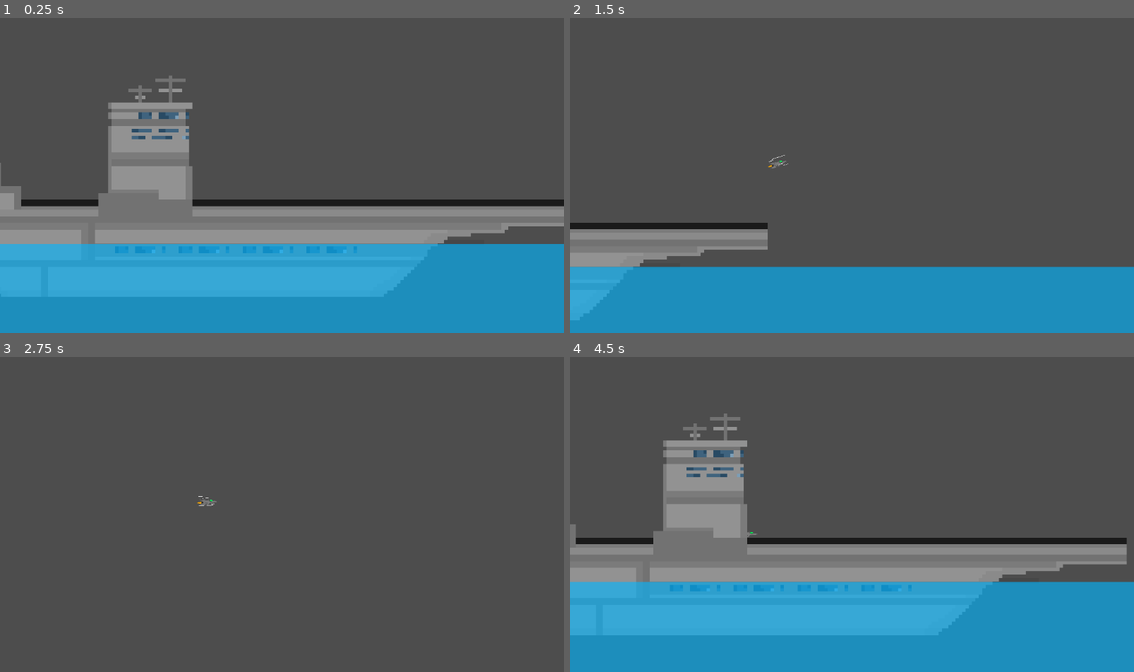
Above: before the commit, frames 1-4 (two rows, left to right).
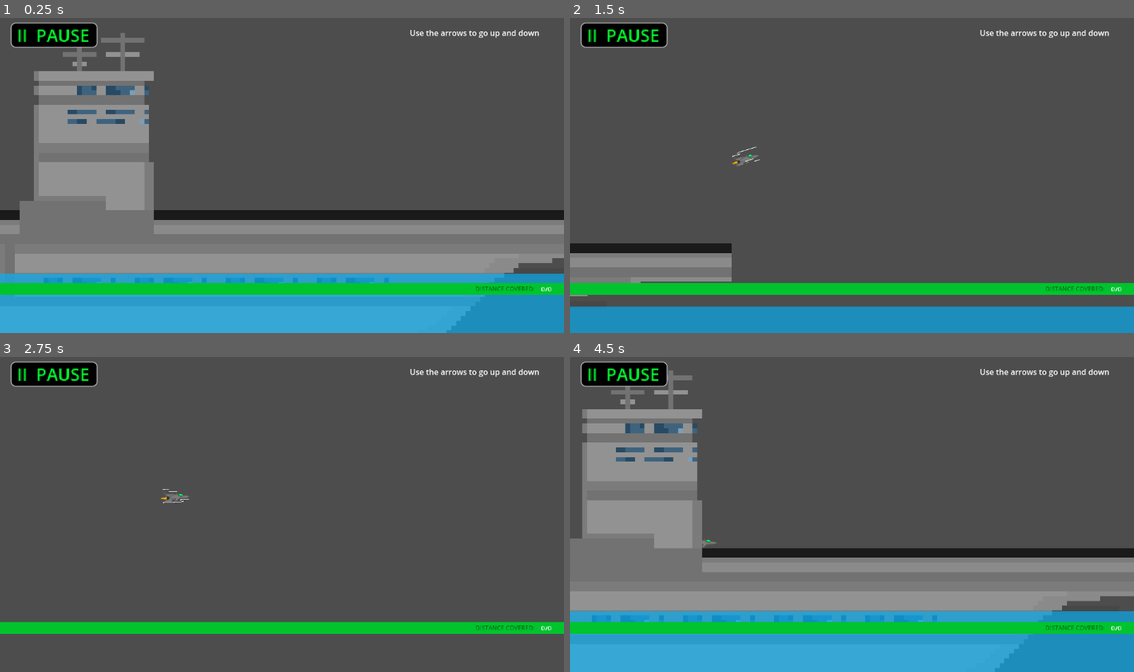
Above: after the commit, the same moments.

Repository: star6fish/DigitalTechInternalInternal
Game: Godot game, scene res://scenes/TestingScene.tscn
Two runs of this game, one before a commit and one after it. Both use one fixed random seed, a clock stepped at 60 frames per second and the inputs below. The project has no main scene, so this scene is started directly.
Inputs:
- Up to frame 1 (0.25 s): no input
- Up to frame 2 (1.5 s): hold Right (ui_right) from 0.53 s (still down); tap Space at 0.6, 0.77, 1.07, 1.35 s
- Up to frame 3 (2.75 s): tap Space at 1.52, 1.82, 2.1 s; release Right (ui_right) at 2.03 s; hold Left (ui_left) from 2.03 s (still down)
- Up to frame 4 (4.5 s): release Left (ui_left) at 2.78 s; hold Right (ui_right) 2.78-4.28 s; tap Space at 2.85, 3.02, 3.32, 3.6, 3.77, 4.07, 4.35 s; hold Left (ui_left) from 4.28 s (still down)

The runs differ from the first frame. In frame 1, 40% of the frame differs, in the area x 0-100%, y 1-100%; in frame 2, 18%; in frame 3, 5.4%; in frame 4, 40%.

Commit message:
20/07/2024

Diff:
--- a/project.godot
+++ b/project.godot
@@ -17,3 +17,10 @@
 [rendering]
 
 textures/canvas_textures/default_texture_filter=0
+
+[shader_globals]
+
+OptionsPreSreen={
+"type": "bool",
+"value": false
+}
--- /dev/null
+++ b/scenes/OptionsScreen.tscn
@@ -0,0 +1,110 @@
+[gd_scene load_steps=2 format=3 uid="uid://b6voduoidr52e"]
+
+[sub_resource type="StyleBoxFlat" id="StyleBoxFlat_mi8r8"]
+bg_color = Color(0, 0, 0, 1)
+border_width_left = 1
+border_width_top = 1
+border_width_right = 1
+border_width_bottom = 1
+border_blend = true
+corner_radius_top_left = 4
+corner_radius_top_right = 4
+corner_radius_bottom_right = 4
+corner_radius_bottom_left = 4
+corner_detail = 20
+
+[node name="Control" type="Control"]
+layout_mode = 3
+anchors_preset = 15
+anchor_right = 1.0
+anchor_bottom = 1.0
+grow_horizontal = 2
+grow_vertical = 2
+
+[node name="CanvasLayer" type="CanvasLayer" parent="."]
+
+[node name="ColorRect" type="ColorRect" parent="CanvasLayer"]
+offset_top = 26.0
+offset_right = 1310.0
+offset_bottom = 191.0
+scale = Vector2(0.880597, 0.880597)
+color = Color(0, 0, 0, 0.619608)
+
+[node name="Label" type="Label" parent="CanvasLayer/ColorRect"]
+layout_mode = 0
+offset_left = 422.441
+offset_top = 4.54237
+offset_right = 493.441
+offset_bottom = 27.5424
+scale = Vector2(6.87413, 6.87413)
+text = "OPTIONS"
+
+[node name="Label" type="Label" parent="."]
+layout_mode = 0
+offset_left = 351.0
+offset_top = 537.0
+offset_right = 487.0
+offset_bottom = 562.0
+scale = Vector2(3.40056, 3.40056)
+theme_override_colors/font_color = Color(0, 1, 0.192157, 1)
+theme_override_colors/font_outline_color = Color(0, 0, 0, 1)
+theme_override_styles/normal = SubResource("StyleBoxFlat_mi8r8")
+text = "BACK"
+horizontal_alignment = 1
+vertical_alignment = 1
+
+[node name="Label2" type="Label" parent="."]
+layout_mode = 0
+offset_left = 355.0
+offset_top = 209.0
+offset_right = 534.0
+offset_bottom = 234.0
+scale = Vector2(2.60292, 2.60292)
+theme_override_colors/font_color = Color(0, 1, 0.192157, 1)
+theme_override_colors/font_outline_color = Color(0, 0, 0, 1)
+theme_override_styles/normal = SubResource("StyleBoxFlat_mi8r8")
+text = "OPTION 1"
+horizontal_alignment = 1
+vertical_alignment = 1
+
+[node name="Label3" type="Label" parent="."]
+layout_mode = 0
+offset_left = 355.0
+offset_top = 290.0
+offset_right = 534.0
+offset_bottom = 315.0
+scale = Vector2(2.60292, 2.60292)
+theme_override_colors/font_color = Color(0, 1, 0.192157, 1)
+theme_override_colors/font_outline_color = Color(0, 0, 0, 1)
+theme_override_styles/normal = SubResource("StyleBoxFlat_mi8r8")
+text = "OPTION 2"
+horizontal_alignment = 1
+vertical_alignment = 1
+
+[node name="Label4" type="Label" parent="."]
+layout_mode = 0
+offset_left = 355.0
+offset_top = 368.0
+offset_right = 534.0
+offset_bottom = 393.0
+scale = Vector2(2.60292, 2.60292)
+theme_override_colors/font_color = Color(0, 1, 0.192157, 1)
+theme_override_colors/font_outline_color = Color(0, 0, 0, 1)
+theme_override_styles/normal = SubResource("StyleBoxFlat_mi8r8")
+text = "OPTION 3"
+horizontal_alignment = 1
+vertical_alignment = 1
+
+[node name="Label5" type="Label" parent="."]
+layout_mode = 0
+offset_left = 352.0
+offset_top = 446.0
+offset_right = 531.0
+offset_bottom = 471.0
+scale = Vector2(2.60292, 2.60292)
+theme_override_colors/font_color = Color(0, 1, 0.192157, 1)
+theme_override_colors/font_outline_color = Color(0, 0, 0, 1)
+theme_override_styles/normal = SubResource("StyleBoxFlat_mi8r8")
+text = "OPTION 4"
+horizontal_alignment = 1
+vertical_alignment = 1
--- /dev/null
+++ b/scenes/PauseScreen.tscn
@@ -0,0 +1,66 @@
+[gd_scene load_steps=2 format=3 uid="uid://bb7f6q0v78w73"]
+
+[sub_resource type="StyleBoxFlat" id="StyleBoxFlat_nl5ii"]
+bg_color = Color(0, 0, 0, 1)
+border_width_left = 1
+border_width_top = 1
+border_width_right = 1
+border_width_bottom = 1
+border_blend = true
+corner_radius_top_left = 4
+corner_radius_top_right = 4
+corner_radius_bottom_right = 4
+corner_radius_bottom_left = 4
+corner_detail = 20
+
+[node name="Control" type="Control"]
+layout_mode = 3
+anchors_preset = 15
+anchor_right = 1.0
+anchor_bottom = 1.0
+grow_horizontal = 2
+grow_vertical = 2
+
+[node name="CanvasLayer" type="CanvasLayer" parent="."]
+
+[node name="Label" type="Label" parent="CanvasLayer"]
+offset_left = 323.0
+offset_top = 255.0
+offset_right = 426.0
+offset_bottom = 280.0
+scale = Vector2(4.92459, 4.92459)
+theme_override_colors/font_color = Color(0, 1, 0.192157, 1)
+theme_override_colors/font_outline_color = Color(0, 0, 0, 1)
+theme_override_styles/normal = SubResource("StyleBoxFlat_nl5ii")
+text = "RESUME"
+horizontal_alignment = 1
+vertical_alignment = 1
+
+[node name="Label2" type="Label" parent="CanvasLayer"]
+offset_left = 325.0
+offset_top = 400.0
+offset_right = 476.0
+offset_bottom = 425.0
+scale = Vector2(3.36459, 3.36459)
+theme_override_colors/font_color = Color(1, 1, 1, 1)
+theme_override_colors/font_outline_color = Color(0, 0, 0, 1)
+theme_override_styles/normal = SubResource("StyleBoxFlat_nl5ii")
+text = "HOME"
+horizontal_alignment = 1
+vertical_alignment = 1
+
+[node name="ColorRect" type="ColorRect" parent="CanvasLayer"]
+offset_top = 26.0
+offset_right = 1310.0
+offset_bottom = 191.0
+scale = Vector2(0.880597, 0.880597)
+color = Color(0, 0, 0, 0.619608)
+
+[node name="Label" type="Label" parent="CanvasLayer/ColorRect"]
+layout_mode = 0
+offset_left = 422.441
+offset_top = 4.54237
+offset_right = 493.441
+offset_bottom = 27.5424
+scale = Vector2(6.87413, 6.87413)
+text = "PAUSED"
--- /dev/null
+++ b/scenes/PlayScreen.tscn
@@ -0,0 +1,104 @@
+[gd_scene load_steps=4 format=3 uid="uid://1npm5sife422"]
+
+[ext_resource type="Script" path="res://scripts/PlayScreen.gd" id="1_x4aba"]
+
+[sub_resource type="StyleBoxFlat" id="StyleBoxFlat_rmka3"]
+bg_color = Color(0, 0, 0, 1)
+border_width_left = 1
+border_width_top = 1
+border_width_right = 1
+border_width_bottom = 1
+border_blend = true
+corner_radius_top_left = 4
+corner_radius_top_right = 4
+corner_radius_bottom_right = 4
+corner_radius_bottom_left = 4
+corner_detail = 20
+
+[sub_resource type="StyleBoxFlat" id="StyleBoxFlat_h05f5"]
+bg_color = Color(0, 0, 0, 1)
+border_width_left = 1
+border_width_top = 1
+border_width_right = 1
+border_width_bottom = 1
+border_blend = true
+corner_radius_top_left = 4
+corner_radius_top_right = 4
+corner_radius_bottom_right = 4
+corner_radius_bottom_left = 4
+corner_detail = 20
+
+[node name="Control" type="Control"]
+layout_mode = 3
+anchors_preset = 15
+anchor_right = 1.0
+anchor_bottom = 1.0
+grow_horizontal = 2
+grow_vertical = 2
+scale = Vector2(1, 1.00322)
+script = ExtResource("1_x4aba")
+
+[node name="CanvasLayer" type="CanvasLayer" parent="."]
+
+[node name="Label" type="Label" parent="CanvasLayer"]
+offset_left = 402.0
+offset_top = 438.407
+offset_right = 481.0
+offset_bottom = 463.407
+scale = Vector2(4.88459, 4.88459)
+theme_override_colors/font_color = Color(0, 1, 0.192157, 1)
+theme_override_colors/font_outline_color = Color(0, 0, 0, 1)
+theme_override_styles/normal = SubResource("StyleBoxFlat_rmka3")
+text = "PLAY"
+horizontal_alignment = 1
+vertical_alignment = 1
+
+[node name="Label2" type="Label" parent="CanvasLayer"]
+offset_left = 809.0
+offset_top = 515.655
+offset_right = 892.0
+offset_bottom = 540.655
+scale = Vector2(2.86191, 2.86191)
+theme_override_colors/font_color = Color(1, 1, 1, 1)
+theme_override_colors/font_outline_color = Color(0, 0, 0, 1)
+theme_override_styles/normal = SubResource("StyleBoxFlat_h05f5")
+text = "OPTIONS"
+horizontal_alignment = 1
+vertical_alignment = 1
+
+[node name="Label3" type="Label" parent="CanvasLayer"]
+offset_left = 145.0
+offset_top = 517.661
+offset_right = 228.0
+offset_bottom = 542.661
+scale = Vector2(2.86191, 2.86191)
+theme_override_colors/font_color = Color(1, 1, 1, 1)
+theme_override_colors/font_outline_color = Color(0, 0, 0, 1)
+theme_override_styles/normal = SubResource("StyleBoxFlat_h05f5")
+text = "OPTIONS"
+horizontal_alignment = 1
+vertical_alignment = 1
+
+[node name="Label4" type="Label" parent="CanvasLayer"]
+offset_left = 175.0
+offset_top = 21.0676
+offset_right = 373.0
+offset_bottom = 50.0676
+scale = Vector2(4.4, 4.4)
+theme_override_colors/font_color = Color(0, 1, 0.192157, 1)
+text = "AIR FORCE ONE"
+horizontal_alignment = 1
+vertical_alignment = 1
+visible_characters = 0
+visible_ratio = 0.0
+
+[node name="Label" type="Label" parent="."]
+layout_mode = 0
+offset_left = 170.0
+offset_top = 74.7593
+offset_right = 289.0
+offset_bottom = 97.7593
+scale = Vector2(6.87413, 6.87413)
+text = "AIR FORCE ONE"
+
+[connection signal="gui_input" from="CanvasLayer/Label" to="." method="_playButtonPressed"]
--- a/scenes/TestingScene.tscn
+++ b/scenes/TestingScene.tscn
@@ -11,6 +11,19 @@
 [ext_resource type="PackedScene" uid="uid://cyjlqnw5dsikp" path="res://assets/jetplane_obstacle4.tscn" id="8_271cl"]
 [ext_resource type="PackedScene" uid="uid://dpj1bnft2f0bf" path="res://assets/ocean.tscn" id="10_vq2ss"]
 [ext_resource type="PackedScene" uid="uid://1yw6q0csnkrc" path="res://assets/aircraftcarrier.tscn" id="11_3sgq2"]
+
+[sub_resource type="StyleBoxFlat" id="StyleBoxFlat_865kt"]
+bg_color = Color(0, 0, 0, 1)
+border_width_left = 1
+border_width_top = 1
+border_width_right = 1
+border_width_bottom = 1
+border_blend = true
+corner_radius_top_left = 4
+corner_radius_top_right = 4
+corner_radius_bottom_right = 4
+corner_radius_bottom_left = 4
+corner_detail = 20
 
 [sub_resource type="RectangleShape2D" id="RectangleShape2D_y65k5"]
 size = Vector2(1217.5, 16.5)
@@ -25,6 +38,63 @@
 JetPlane_Obstacle2Scene = ExtResource("6_tij6r")
 JetPlane_Obstacle3Scene = ExtResource("7_fleq2")
 JetPlane_Obstacle4Scene = ExtResource("8_271cl")
+
+[node name="CanvasLayer" type="CanvasLayer" parent="."]
+
+[node name="Label" type="Label" parent="CanvasLayer"]
+offset_left = 837.0
+offset_top = 23.0
+offset_right = 1102.0
+offset_bottom = 46.0
+text = "Use the arrows to go up and down"
+
+[node name="Label2" type="Label" parent="CanvasLayer"]
+offset_left = 22.0
+offset_top = 14.0
+offset_right = 104.0
+offset_bottom = 39.0
+scale = Vector2(2.15908, 2.03124)
+theme_override_colors/font_color = Color(0, 1, 0.192157, 1)
+theme_override_colors/font_outline_color = Color(0, 0, 0, 1)
+theme_override_styles/normal = SubResource("StyleBoxFlat_865kt")
+text = "II  PAUSE"
+horizontal_alignment = 1
+vertical_alignment = 1
+
+[node name="ColorRect2" type="ColorRect" parent="CanvasLayer"]
+offset_top = 546.0
+offset_right = 1152.0
+offset_bottom = 586.0
+scale = Vector2(1, 0.599999)
+color = Color(0, 0.458824, 0.0901961, 1)
+
+[node name="ColorRect" type="ColorRect" parent="CanvasLayer"]
+offset_top = 546.0
+offset_right = 1152.0
+offset_bottom = 586.0
+scale = Vector2(1, 0.599999)
+color = Color(0, 0.768627, 0.180392, 1)
+
+[node name="Label3" type="Label" parent="CanvasLayer/ColorRect"]
+layout_mode = 0
+offset_left = 1086.0
+offset_top = 4.99998
+offset_right = 1156.0
+offset_bottom = 28.0
+scale = Vector2(0.875107, 1.33266)
+text = "0/0"
+horizontal_alignment = 1
+
+[node name="Label4" type="Label" parent="CanvasLayer/ColorRect"]
+layout_mode = 0
+offset_left = 971.0
+offset_top = 4.99998
+offset_right = 1129.0
+offset_bottom = 28.0
+scale = Vector2(0.766514, 1.23169)
+theme_override_colors/font_color = Color(0, 0.458824, 0.0901961, 1)
+text = "DISTANCE COVERED:"
+horizontal_alignment = 1
 
 [node name="CharacterBody2D" parent="." instance=ExtResource("1_86ifi")]
 position = Vector2(-693, -46)
@@ -58,5 +128,4 @@
 position = Vector2(-291, -121)
 scale = Vector2(1.05241, 12.472)
 offset = Vector2(400, 0)
-zoom = Vector2(0.7, 0.7)
 position_smoothing_enabled = true
--- /dev/null
+++ b/scripts/PlayScreen.gd
@@ -0,0 +1,8 @@
+extends Control
+
+func _play():
+	get_tree().change_scene_to_file("res://scenes/TestingScene.tscn")
+
+func _playButtonPressed(button):
+	if button == KEY_SPACE:
+		_play()
--- a/scripts/Player.gd
+++ b/scripts/Player.gd
@@ -13,8 +13,6 @@
 		get_tree().reload_current_scene()
 
 func _physics_process(delta):
-
-	print(position.y)
 
 	$AnimatedSprite2D.play()
 
@@ -58,7 +56,7 @@
 			rotation = rotate_toward(rotation, 0, delta * 5)
 			#velocity.y = clamp(round(velocity.y), -1, 1) * (abs(rotation) * SPEED)
 
-		if position.y == -910 and rotation != 0:
+		if position.y == -910 and not direction_y:
 			rotation = rotate_toward(rotation, 0, delta * 5)
 
 		velocity.y = 1 * (rotation * SPEED)
Not shown: 1 places in scenes/TestingScene.tscn that only renumber resources
